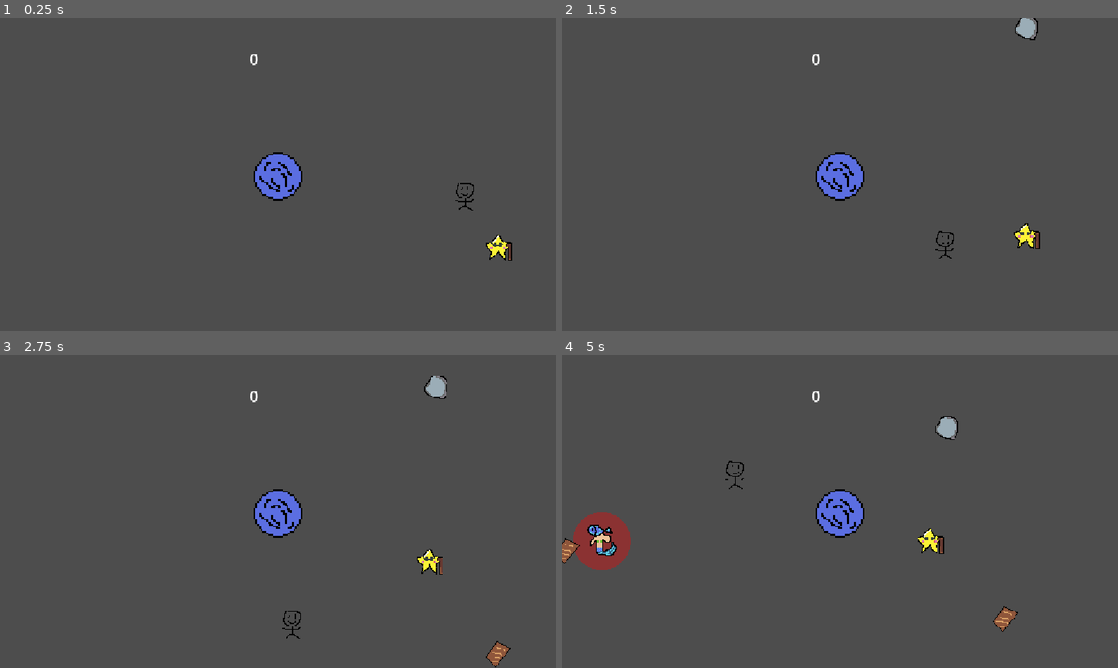
Above: before the commit, frames 1-4 (two rows, left to right).
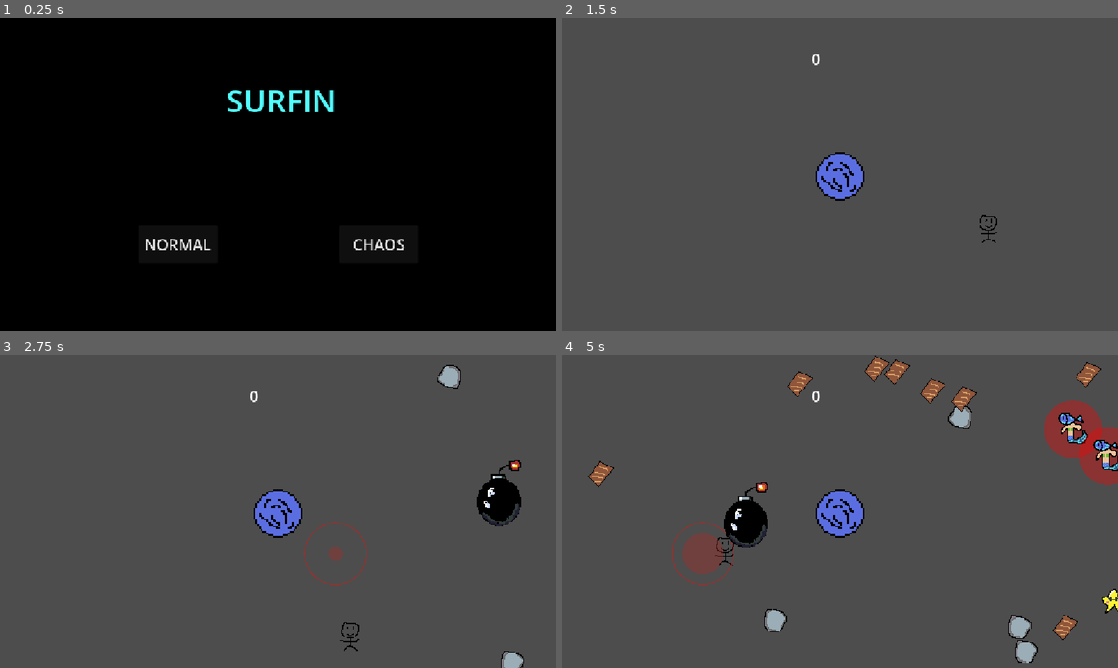
Above: after the commit, the same moments.

Repository: dangt0n78-jpg/surfin
Game: Godot game, scene res://_scenes/menu.tscn
Same seed, same stepped clock (60 frames per second), same inputs: the game is played once before the commit and once after it. Before the commit the project starts from res://_scenes/main.tscn.
Inputs (mouse positions are in pixels of both pictures, inside the frame that each line leads up to):
- Up to frame 1 (0.25 s): no input
- Up to frame 2 (1.5 s): click (940, 243) at 0.5 s, where only the run after the commit has a clickable "CHAOS"; hold Space (action) from 1.28 s (still down)
- Up to frame 3 (2.75 s): release Space (action) at 2.03 s; tap Space (action) at 2.1 s
- Up to frame 4 (5 s): hold Space (action) 2.78-3.53 s; tap Space (action) at 3.6 s; hold Space (action) from 4.28 s (still down)

The runs differ from the first frame. In frame 1, 100% of the frame differs, in the area x 0-100%, y 0-100%; in frame 2, 0.6%; in frame 3, 2.5%; in frame 4, 9.3%.

Commit message:
time spawn update

Diff:
--- a/_scenes/main.tscn
+++ b/_scenes/main.tscn
@@ -59,12 +59,21 @@
 
 [node name="Button" type="Button" parent="CanvasLayer" unique_id=624146642]
 visible = false
-offset_left = 445.0
-offset_top = 411.0
-offset_right = 692.0
-offset_bottom = 502.0
+offset_left = 201.0
+offset_top = 420.0
+offset_right = 448.0
+offset_bottom = 511.0
 theme_override_font_sizes/font_size = 32
 text = "RESTART"
+
+[node name="Button2" type="Button" parent="CanvasLayer" unique_id=2005124510]
+visible = false
+offset_left = 617.0
+offset_top = 417.0
+offset_right = 864.0
+offset_bottom = 508.0
+theme_override_font_sizes/font_size = 32
+text = "Change Mode"
 
 [node name="highscore" type="Label" parent="CanvasLayer" unique_id=1987183050]
 visible = false
@@ -96,12 +105,10 @@
 autostart = true
 
 [node name="star_timer" type="Timer" parent="." unique_id=2088714160]
-wait_time = 30.0
+wait_time = 5.0
 autostart = true
 
-[node name="super_star" parent="." unique_id=495668960 instance=ExtResource("5_g15ir")]
-position = Vector2(1050, 482)
-
 [connection signal="pressed" from="CanvasLayer/Button" to="." method="_on_button_pressed"]
+[connection signal="pressed" from="CanvasLayer/Button2" to="." method="_on_button_2_pressed"]
 [connection signal="timeout" from="plank_timer" to="." method="_on_plank_timer_timeout"]
 [connection signal="timeout" from="Special_marker/Timer" to="Special_marker" method="_on_timer_timeout"]
--- /dev/null
+++ b/_scenes/menu.tscn
@@ -0,0 +1,51 @@
+[gd_scene format=3 uid="uid://c6bgr7l7lcspf"]
+
+[ext_resource type="Script" uid="uid://bijgpui4d3wiy" path="res://_scripts/menu.gd" id="1_r7r5g"]
+
+[node name="menu" type="Control" unique_id=1254623735]
+layout_mode = 3
+anchors_preset = 15
+anchor_right = 1.0
+anchor_bottom = 1.0
+grow_horizontal = 2
+grow_vertical = 2
+script = ExtResource("1_r7r5g")
+
+[node name="ColorRect" type="ColorRect" parent="." unique_id=249246011]
+layout_mode = 0
+offset_right = 1157.0
+offset_bottom = 647.0
+color = Color(0, 0, 0, 1)
+
+[node name="Label" type="Label" parent="." unique_id=839950293]
+layout_mode = 0
+offset_left = 310.0
+offset_top = 33.0
+offset_right = 855.0
+offset_bottom = 308.0
+theme_override_colors/font_color = Color(0.32156864, 1, 1, 1)
+theme_override_font_sizes/font_size = 64
+text = "SURFIN"
+horizontal_alignment = 1
+vertical_alignment = 1
+
+[node name="normal" type="Button" parent="." unique_id=2005887236]
+layout_mode = 0
+offset_left = 287.0
+offset_top = 429.0
+offset_right = 451.0
+offset_bottom = 508.0
+theme_override_font_sizes/font_size = 32
+text = "NORMAL"
+
+[node name="chaos" type="Button" parent="." unique_id=550165153]
+layout_mode = 0
+offset_left = 703.0
+offset_top = 429.0
+offset_right = 867.0
+offset_bottom = 508.0
+theme_override_font_sizes/font_size = 32
+text = "CHAOS"
+
+[connection signal="pressed" from="normal" to="." method="_on_normal_pressed"]
+[connection signal="pressed" from="chaos" to="." method="_on_chaos_pressed"]
--- a/_scripts/main.gd
+++ b/_scripts/main.gd
@@ -2,7 +2,7 @@
 
 @export var SCENES : Array[PackedScene] = []
 @onready var player :CharacterBody2D= $Player
-@export var star_chance :float= 1
+@export var star_chance :int= 1
 const MERMAID = preload("uid://cksslyoqa5srt")
 const SUPER_STAR = preload("uid://by3vc5puq43oc")
 
@@ -15,6 +15,7 @@
 	$CanvasLayer/highscore.show()
 	$"CanvasLayer/game over".show()
 	$CanvasLayer/Button.show()
+	$CanvasLayer/Button2.show()
 
 func _process(delta: float) -> void:
 	$CanvasLayer/Label.text = str(Stats.score)
@@ -23,11 +24,10 @@
 
 func _on_plank_timer_timeout() -> void:
 	$obstacle_path/obstacle_spawn_location.progress_ratio = randf()
+	var can_spawn_star :bool= (randi_range(1,5) == star_chance) and $star_timer.timeout
+	var can_spawn_mermaid :bool= (Stats.score > 4) or Stats.chaos_mode
 	var random_scene :PackedScene= SCENES.pick_random()
-	while random_scene == MERMAID and Stats.score < 5:
-		random_scene = SCENES.pick_random()
-
-	while random_scene == SUPER_STAR and star_chance != randi_range(1, 20) and $star_timer.timeout:
+	while (random_scene == MERMAID and not can_spawn_mermaid) or (random_scene == SUPER_STAR and not can_spawn_star):
 		random_scene = SCENES.pick_random()
 
 	var scenes = random_scene.instantiate()
@@ -43,3 +43,8 @@
 	Stats.min_time = 1.0
 	Stats.max_time = 2.0
 	get_tree().reload_current_scene()
+
+
+func _on_button_2_pressed() -> void:
+	Stats._normal_mode_settings()
+	get_tree().change_scene_to_file("res://_scenes/menu.tscn")
--- /dev/null
+++ b/_scripts/menu.gd
@@ -0,0 +1,10 @@
+extends Control
+
+func _on_normal_pressed() -> void:
+	Stats._normal_mode_settings()
+	get_tree().change_scene_to_file("res://_scenes/main.tscn")
+
+
+func _on_chaos_pressed() -> void:
+	Stats._chaos_mode_settings()
+	get_tree().change_scene_to_file("res://_scenes/main.tscn")
--- a/_scripts/outterhitbox.gd
+++ b/_scripts/outterhitbox.gd
@@ -23,6 +23,8 @@
 
 		Stats.min_time -= 0.1
 		Stats.max_time -= 0.1
+		Stats.min_time_marker -= 0.1
+		Stats.max_time_marker -= 0.1
 		body.pull_force += 10
 		body.swirl_force += 10
 
@@ -37,6 +39,12 @@
 
 		if Stats.max_time < 0.3:
 			Stats.max_time = 0.3
+
+		if Stats.min_time_marker < 0.5:
+			Stats.min_time_marker = 0.5
+
+		if Stats.max_time_marker < 1.0:
+			Stats.max_time_marker = 1.0
 	if tween:
 		tween.kill()
 	tween = create_tween()
--- a/_scripts/special_marker.gd
+++ b/_scripts/special_marker.gd
@@ -9,7 +9,6 @@
 var tween :Tween
 var current_alpha :float= 0.0
 var circle_scale :float= 0.0
-
 
 func _ready() -> void:
 	center_pos = get_viewport_rect().size / 2.0
@@ -38,7 +37,7 @@
 
 
 func _on_timer_timeout() -> void:
-	if Stats.score > 7:
+	if Stats.score > 7 or Stats.chaos_mode:
 		var spawn_pos :Vector2= _get_valid_spawn_point()
 		global_position = spawn_pos
 		current_alpha = 0.4
@@ -59,4 +58,4 @@
 		var special_scene = random_speacial_scene.instantiate()
 		get_parent().add_child(special_scene)
 		special_scene.global_position = spawn_pos
-		$Timer.wait_time = randf_range(0.5, 2.5)
+		$Timer.wait_time = randf_range(Stats.min_time_marker, Stats.max_time_marker)
--- a/_scripts/stats.gd
+++ b/_scripts/stats.gd
@@ -4,6 +4,23 @@
 var highscore :int= 0
 var min_time :float= 1.0
 var max_time :float= 2.0
+var min_time_marker :float = 2.0
+var max_time_marker :float = 5.0
+var chaos_mode :bool= false
+
+func _chaos_mode_settings():
+	Stats.min_time = 0.1
+	Stats.max_time = 0.3
+	Stats.min_time_marker = 0.5
+	Stats.max_time_marker = 1.0
+	Stats.chaos_mode = true
+
+func _normal_mode_settings():
+	Stats.min_time = 1.0
+	Stats.max_time = 2.0
+	Stats.min_time_marker = 2.0
+	Stats.max_time_marker = 5.0
+	Stats.chaos_mode = false
 
 func _update_high_score():
 	if score > highscore:
--- a/project.godot
+++ b/project.godot
@@ -11,7 +11,7 @@
 [application]
 
 config/name="surfin"
-run/main_scene="uid://b73wanxudeh10"
+run/main_scene="uid://c6bgr7l7lcspf"
 config/features=PackedStringArray("4.7", "Forward Plus")
 config/icon="uid://b55t4pn6dqhao"
 
Not shown, added: _scripts/menu.gd.uid
